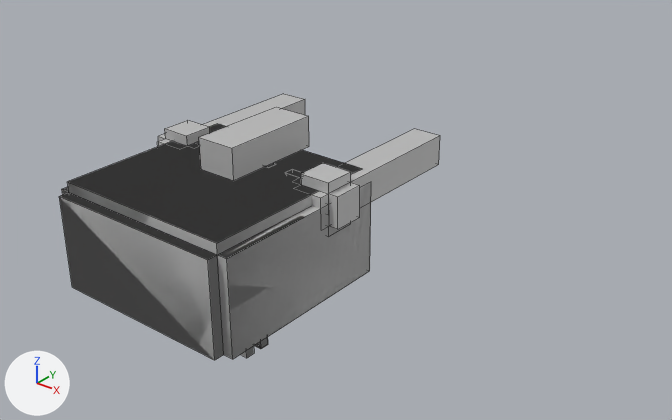
Renders of the FBX model game/Assets/Models/Levels/Transylvania/Platforms.fbx from each side of a commit.
Both versions are drawn from a 50 mm lens placed at (3.22, -2.08, 2.63), pointed at (0.74, 1.02, 0.71). The lights are fixed; the arrows at lower left show +X, +Y and +Z. Mesh edges are drawn as thin lines. Where no turn or scale is listed for an object, it has been applied to the vertices.

Script lines for the objects in view, before the commit:
```python
me_mesh_008 = bpy.data.meshes.new('Mesh.008')
me_mesh_008.from_pydata(...)  # 100 vertices, 77 faces; spans x 0.4..0.6, y 0.5..1.0, z 0.0..1.15
me_mesh_008.materials.append(mat_platforms_8)  # its picture is missing
me_mesh_009 = bpy.data.meshes.new('Mesh.009')
me_mesh_009.from_pydata(...)  # 118 vertices, 86 faces; spans x -0.05..1.0, y 0.6..1.5, z 0.8..1.05
me_mesh_009.materials.append(mat_platforms_9)  # its picture is missing
me_mesh_010 = bpy.data.meshes.new('Mesh.010')
me_mesh_010.from_pydata(...)  # 120 vertices, 86 faces; spans x 0.0..1.05, y 0.6..1.5, z 0.8..1.05
me_mesh_010.materials.append(mat_platforms_10)  # its picture is missing
ob_h1 = bpy.data.objects.new('h1', me_mesh_009)
ob_h1.location = (0.0, 0.0, 0.0)
ob_h3 = bpy.data.objects.new('h3', me_mesh_010)
ob_h3.location = (0.0, 0.0, 0.0)
ob_v1 = bpy.data.objects.new('v1', me_mesh_008)
ob_v1.location = (0.0, 0.0, 0.0)
# also in view: 'Platform_06' at (0.5, 0.5, 0.75); 'Platform_01' at (0.5, 0.5, 0.75)
```
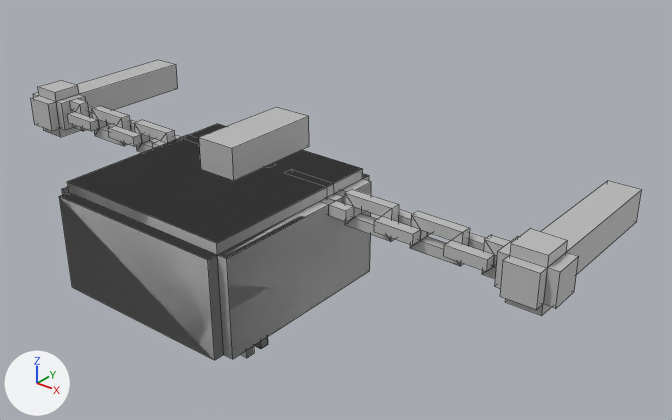
Changed parts and their boxes (x1, y1, x2, y2) in the pictures (672 x 420 px):
```json
{"object": "RopeRight_01", "change": "added", "after": [329, 181, 642, 316]}
{"object": "h1", "change": "moved", "before": [157, 94, 305, 177], "after": [31, 60, 181, 153]}
{"object": "h3", "change": "deleted", "before": [196, 129, 440, 236]}
{"object": "RopeMiddle_01", "change": "added", "after": [181, 135, 345, 205]}
```

The change, as JSON lines over the scene's bpy script:
```json
{"op": "add", "block": "mat_platforms_11", "code": ["mat_platforms_11 = principled_material('Platforms.11')", "mat_platforms_11.base_color = (0.5, 0.5, 0.5)  # grey #bcbcbc"]}
{"op": "add", "block": "me_mesh_010_1", "code": ["me_mesh_010_1 = bpy.data.meshes.new('Mesh.010')", "me_mesh_010_1.from_pydata(...)  # 120 vertices, 86 faces; spans x 0.0..1.05, y 0.6..1.5, z 0.8..1.05", "me_mesh_010_1.materials.append(mat_platforms_10)  # its picture is missing"]}
{"op": "add", "block": "me_mesh_011", "code": ["me_mesh_011 = bpy.data.meshes.new('Mesh.011')", "me_mesh_011.from_pydata(...)  # 118 vertices, 74 faces; spans x 0.0..1.328, y 0.65..0.8, z 0.85..1.0", "me_mesh_011.materials.append(mat_platforms_11)  # its picture is missing"]}
{"op": "remove", "block": "ob_h3", "code": ["ob_h3 = bpy.data.objects.new('h3', me_mesh_010)", "ob_h3.location = (0.0, 0.0, 0.0)"]}
{"op": "set", "path": "ob_h1.location", "old": "(0.0, 0.0, 0.0)", "new": "(-1.0, 0.0, 0.0)"}
{"op": "add", "block": "ob_roperight_01", "code": ["ob_roperight_01 = bpy.data.objects.new('RopeRight_01', me_mesh_010_1)", "ob_roperight_01.location = (1.0, 0.0, 0.0)"]}
{"op": "add", "block": "ob_ropemiddle_01", "code": ["ob_ropemiddle_01 = bpy.data.objects.new('RopeMiddle_01', me_mesh_011)", "ob_ropemiddle_01.location = (0.0, 0.0, 0.0)"]}
```
